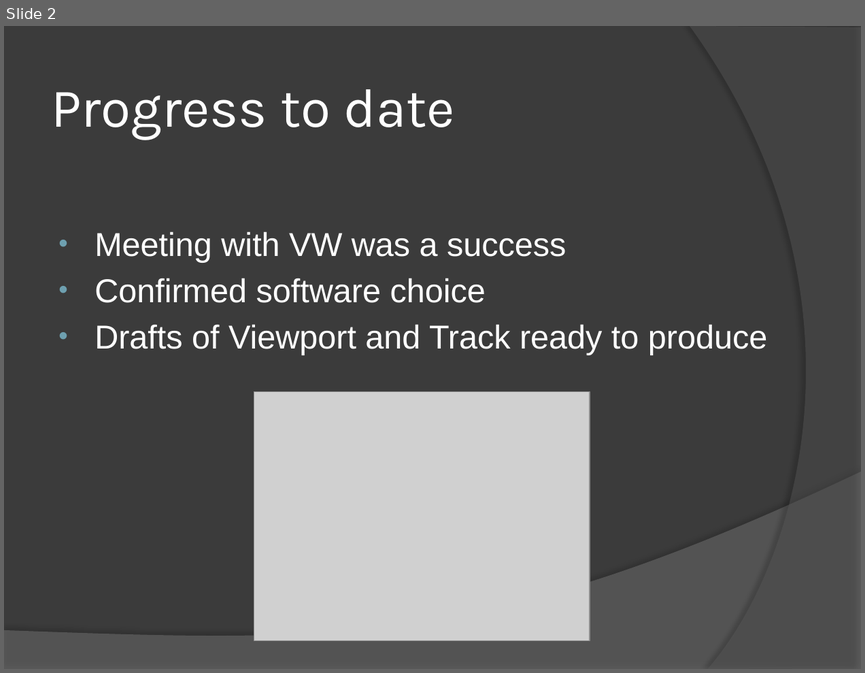
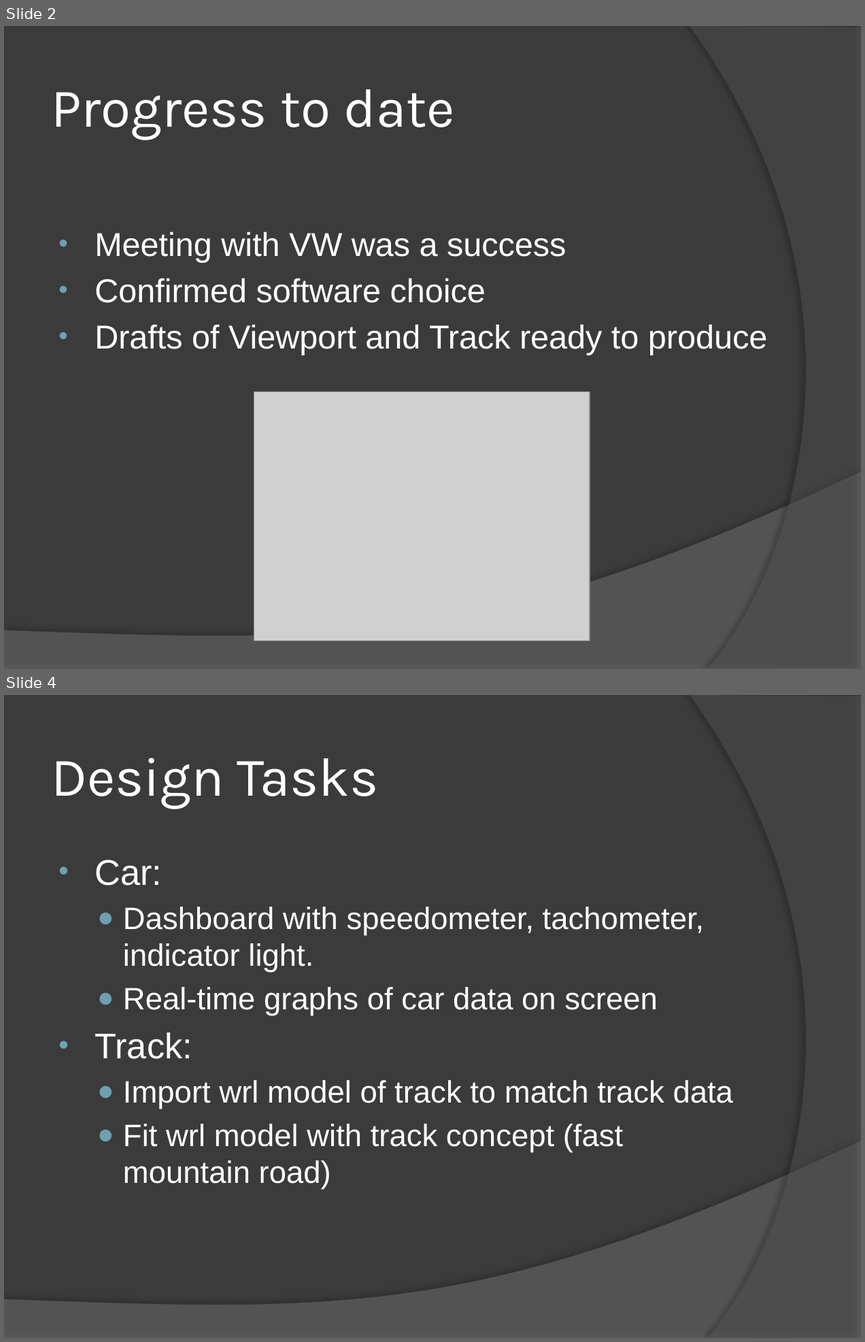
Before and after one commit to zachrob/VW-DrivingSim, a slide deck: Class Presentation 10-30-2013/Presentation.pptx. Shown one above the other, each under a label of ours: slide 2 before the commit, slides 2 and 4 after it; the slides between them are not shown. The pictures are 865x673 and 865x1342 pixels, drawn with LibreOffice and Linux fonts; fonts in the diff are those of the drawing; grey boxes stand for pictures. Boxes give left, top, right and bottom in pixels: in the first picture for what was removed or moved away, otherwise in the second. Text is boxed around its words. In the diff, an @@ line names an element or a change of style, - is before the commit and + after.

```diff
--- a/Class Presentation 10-30-2013/Presentation.pptx
+++ b/Class Presentation 10-30-2013/Presentation.pptx
@@ slide 4 added at [4, 695, 861, 1338], background #3B3B3B; not listed: 2 template elements that a slide beside it also shows @@
@@ title added at [51, 758, 378, 809], 46 pt, text #FFFFFF @@
+Design Tasks
@@ text added at [94, 860, 733, 1189], 26 pt, text #FFFFFF @@
+• Car:
+  ● Dashboard with speedometer, tachometer, indicator light.
+  ● Real-time graphs of car data on screen
+• Track:
+  ● Import wrl model of track to match track data
+  ● Fit wrl model with track concept (fast mountain road)
```
Also in this commit, not shown: 5 slides changed.
